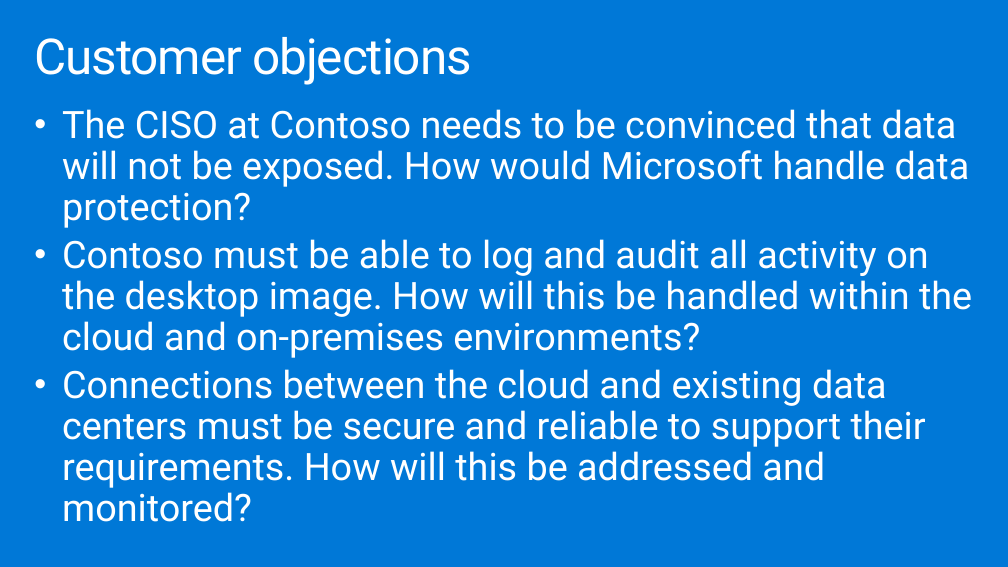
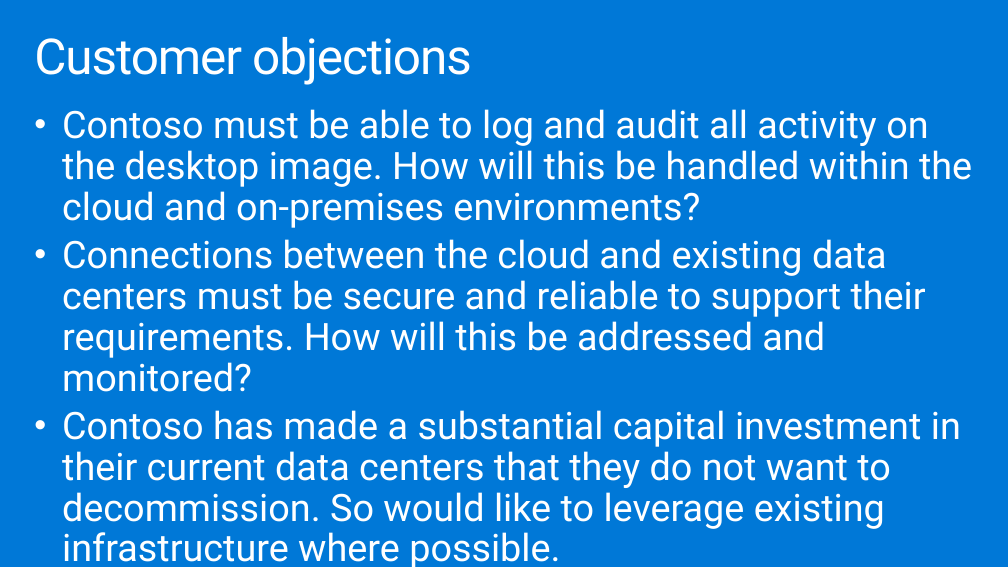
Before and after one commit to dwnatwick/MCW-Windows-Virtual-Desktop, a slide deck: slide 12 of Whiteboard-design-session/WDS trainer presentation - Windows Virtual Desktop.pptx. Drawn at 1008x567 pixels with LibreOffice and Linux fonts; fonts in the diff are those of the drawing. Boxes give left, top, right and bottom in pixels: in the first picture for what was removed or moved away, otherwise in the second. Text is boxed around its words. In the diff, an @@ line names an element or a change of style, - is before the commit and + after.

```diff
--- a/Whiteboard-design-session/WDS trainer presentation - Windows Virtual Desktop.pptx
+++ b/Whiteboard-design-session/WDS trainer presentation - Windows Virtual Desktop.pptx
@@ text at (x1=62, y1=109, x2=970, y2=228): paragraph removed @@
-• The CISO at Contoso needs to be convinced that data will not be exposed. How would Microsoft handle data protection?
@@ text at (x1=62, y1=410, x2=961, y2=567): paragraph added @@
+• Contoso has made a substantial capital investment in their current data centers that they do not want to decommission. So would like to leverage existing infrastructure where possible.
```
Also in this commit, not shown: 4 other slides changed, 3 other files.
